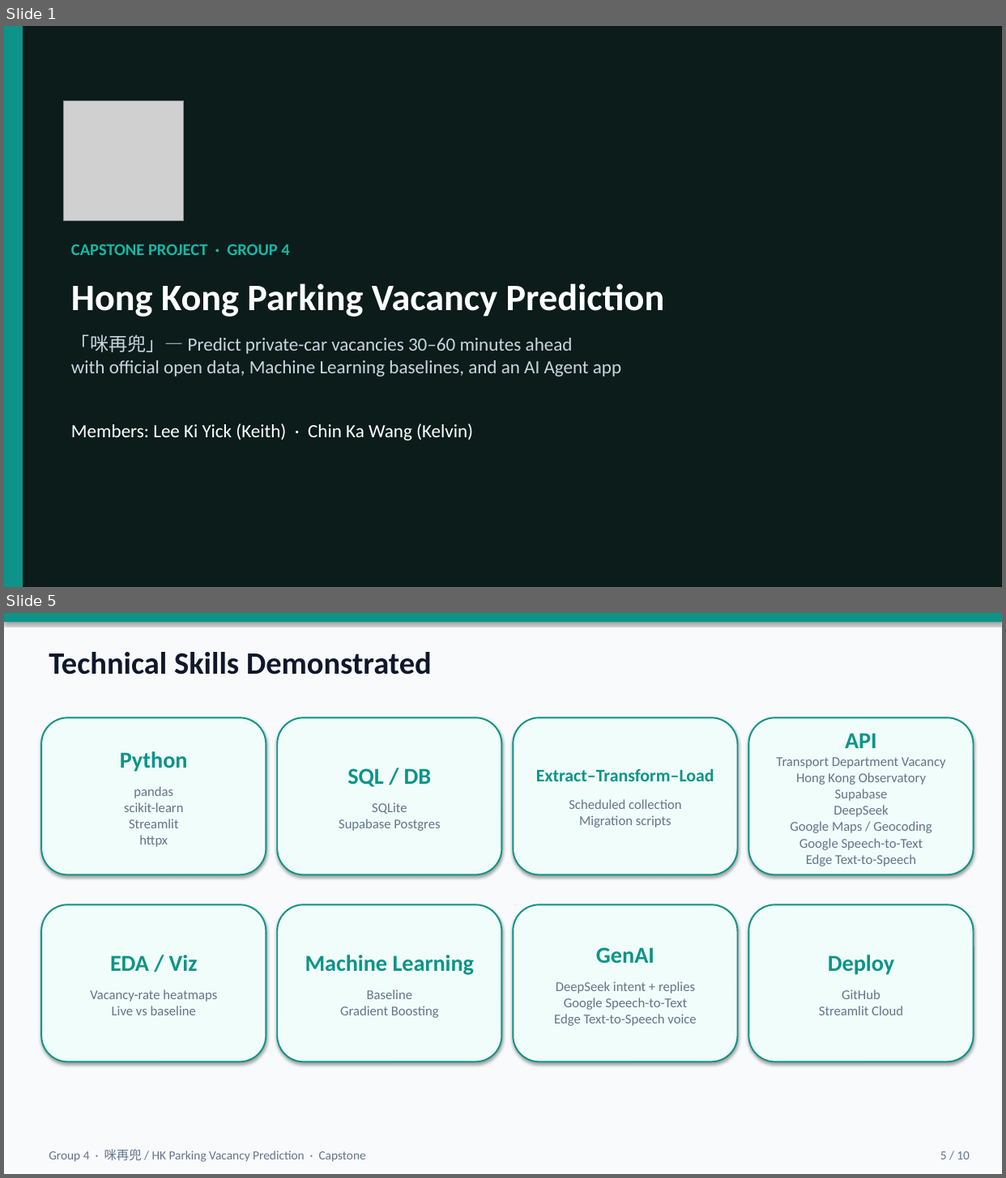
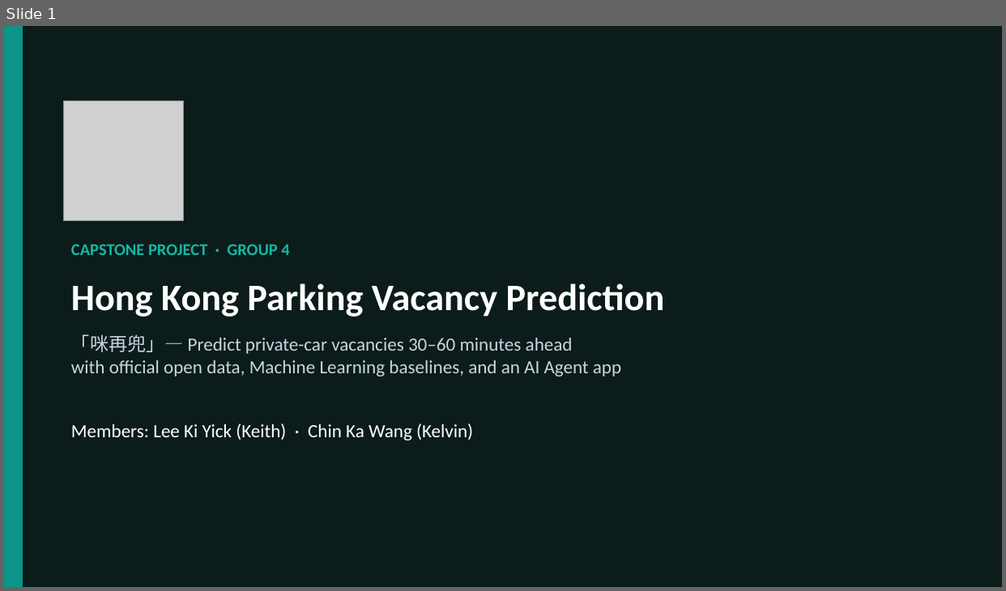
Before and after one commit to keithlky1992/hk-parking-vacancy-prediction, a slide deck: presentation/Group4_HK_Parking_Vacancy_Prediction.pptx. Shown one above the other, each under a label of ours: slides 1 and 5 before the commit, slide 1 after it; the slides between them are not shown. The pictures are 1006x1178 and 1006x591 pixels, drawn with LibreOffice and Linux fonts; fonts in the diff are those of the drawing; grey boxes stand for pictures. Boxes give left, top, right and bottom in pixels: in the first picture for what was removed or moved away, otherwise in the second. Text is boxed around its words. In the diff, an @@ line names an element or a change of style, - is before the commit and + after.

```diff
--- a/presentation/Group4_HK_Parking_Vacancy_Prediction.pptx
+++ b/presentation/Group4_HK_Parking_Vacancy_Prediction.pptx
@@ slide 5 removed at bbox=[4, 613, 1002, 1174], background #FFFFFF @@
@@ rectangle removed at bbox=[4, 613, 1002, 1174] @@
@@ rectangle removed at bbox=[4, 613, 1002, 622] @@
@@ text removed at bbox=[49, 652, 432, 675] @@
-Technical Skills Demonstrated
@@ rounded rectangle removed at bbox=[41, 717, 266, 875] @@
@@ rounded rectangle removed at bbox=[277, 717, 502, 875] @@
@@ rounded rectangle removed at bbox=[513, 717, 738, 875] @@
@@ rounded rectangle removed at bbox=[749, 717, 974, 875] @@
@@ text removed at bbox=[776, 733, 946, 867] @@
-API
-Transport Department Vacancy
-Hong Kong Observatory
-Supabase
-DeepSeek
-Google Maps / Geocoding
-Google Speech-to-Text
-Edge Text-to-Speech
@@ text removed at bbox=[120, 752, 188, 847] @@
-Python
-pandas
-scikit-learn
-Streamlit
-httpx
@@ text removed at bbox=[339, 769, 440, 831] @@
-SQL / DB
-SQLite
-Supabase Postgres
@@ text removed at bbox=[536, 769, 714, 828] @@
-Extract–Transform–Load
-Scheduled collection
-Migration scripts
@@ rounded rectangle removed at bbox=[41, 905, 266, 1063] @@
@@ rounded rectangle removed at bbox=[277, 905, 502, 1063] @@
@@ rounded rectangle removed at bbox=[513, 905, 738, 1063] @@
@@ rounded rectangle removed at bbox=[749, 905, 974, 1063] @@
@@ text removed at bbox=[554, 948, 696, 1026] @@
-GenAI
-DeepSeek intent + replies
-Google Speech-to-Text
-Edge Text-to-Speech voice
@@ text removed at bbox=[90, 955, 217, 1016] @@
-EDA / Viz
-Vacancy-rate heatmaps
-Live vs baseline
@@ text removed at bbox=[305, 955, 475, 1018] @@
-Machine Learning
-Baseline
-Gradient Boosting
@@ text removed at bbox=[819, 955, 903, 1016] @@
-Deploy
-GitHub
-Streamlit Cloud
@@ text removed at bbox=[49, 1149, 366, 1162] @@
-Group 4 · 咪再兜 / HK Parking Vacancy Prediction · Capstone
@@ text removed at bbox=[940, 1152, 970, 1160] @@
-5 / 10
```
Also in this commit, not shown: 7 slides changed, 1 other slide removed, 5 other files.
